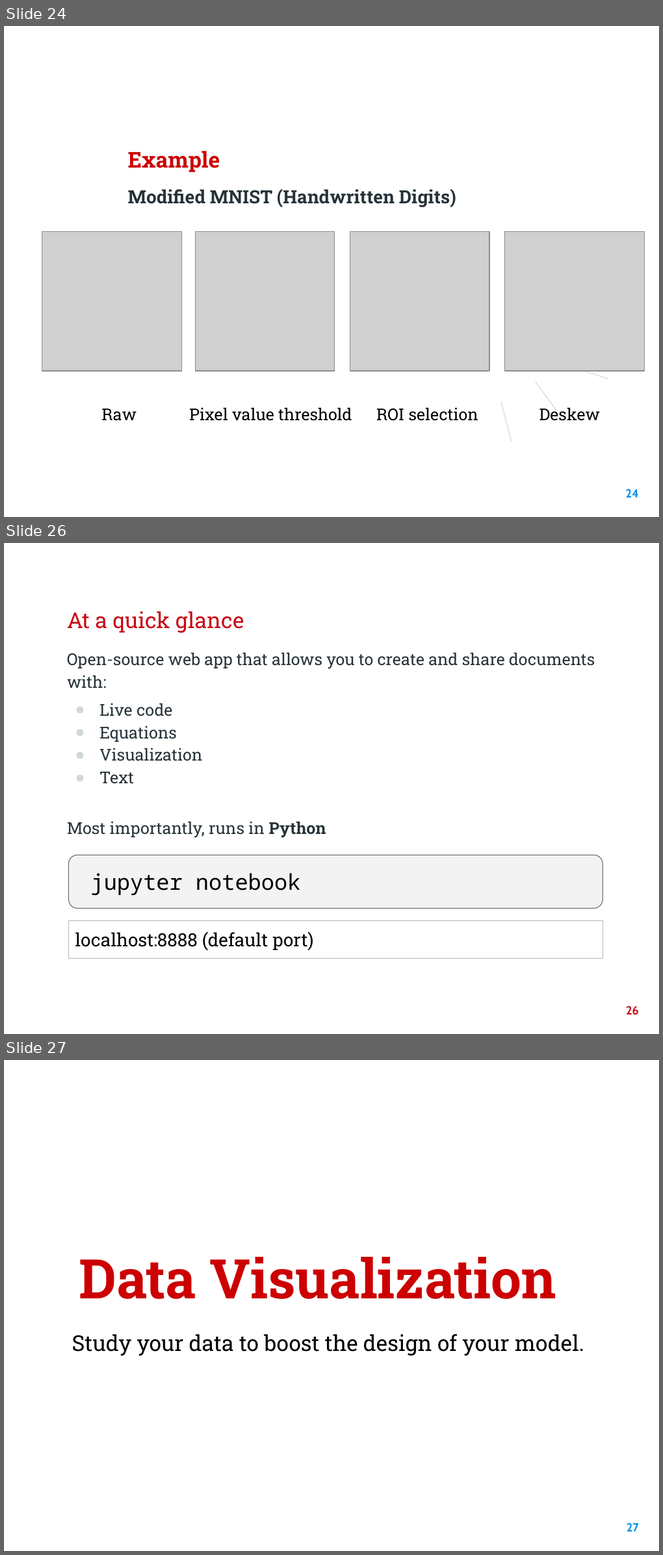
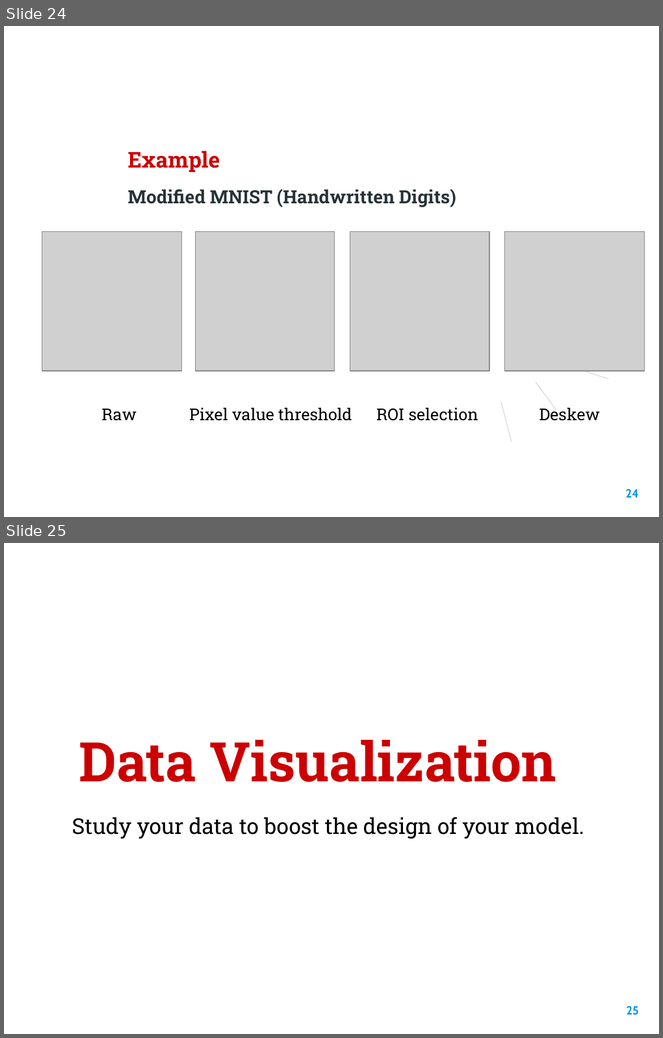
Before and after one commit to McGillAISociety/TechX, a slide deck: LectureSlides/Lecture 2_ Data Visualization and Manipulation.pptx. Shown one above the other, each under a label of ours: slides 24, 26 and 27 before the commit, slides 24 and 25 after it; the slides between them are not shown. The pictures are 663x1555 and 663x1038 pixels, drawn with LibreOffice and Linux fonts; fonts in the diff are those of the drawing; grey boxes stand for pictures; background and template pictures are left out. Boxes give left, top, right and bottom in pixels: in the first picture for what was removed or moved away, otherwise in the second. Text is boxed around its words. In the diff, an @@ line names an element or a change of style, - is before the commit and + after.

```diff
--- a/LectureSlides/Lecture 2_ Data Visualization and Manipulation.pptx
+++ b/LectureSlides/Lecture 2_ Data Visualization and Manipulation.pptx
@@ slide 26 removed at (4,543,659,1034), background picture (left out) @@
@@ title removed at (67,611,244,633) @@
-At a quick glance
@@ text removed at (67,652,595,838) @@
-Open-source web app that allows you to create and share documents with:
-● Live code
-● Equations
-● Visualization
-● Text
-Most importantly, runs in Python
@@ rounded rectangle removed at (69,855,603,908) @@
-jupyter notebook
@@ rectangle removed at (69,921,603,958) @@
-localhost:8888 (default port)
@@ page number removed at (626,1006,639,1016) @@
-26
@@ what was slide 27 is now slide 25 @@
@@ page number at (627,1006,639,1016): text changed @@
-27
+25
```
Also in this commit, not shown: 1 other slide removed, 7 other files.
